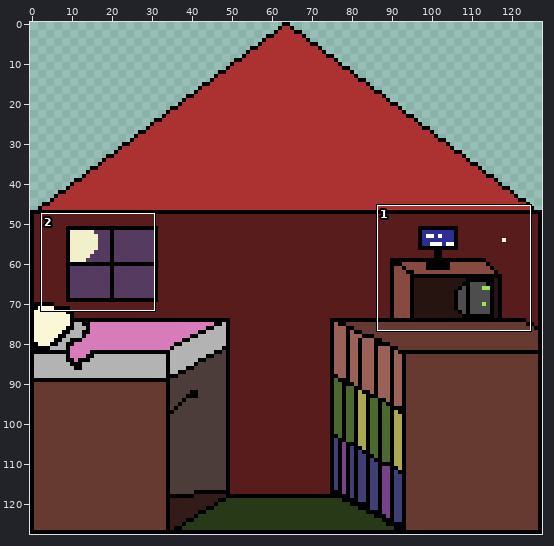
Pixel-art file, stored at Transmission/Assets/Sprites/evilHouseSprite.ase. Above, an overview of the earlier version with the close-up marked.
Close-up. Earlier state:
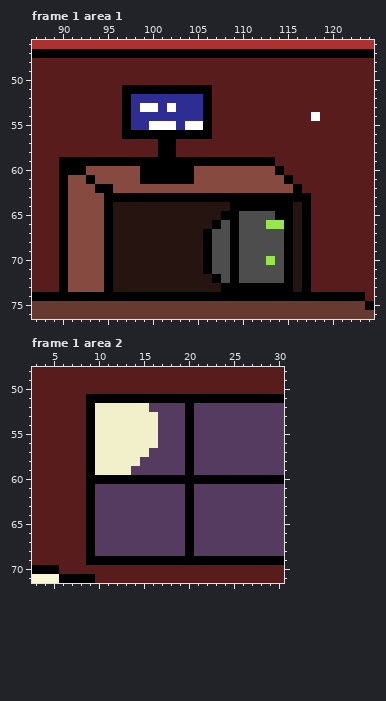
128x128 pixels, 2 frames. Shown: frame 1 area 1: x 87..124, y 46..76; frame 1 area 2: x 3..30, y 48..71. The commit also changed other frames or places, which this record leaves out.
New version:
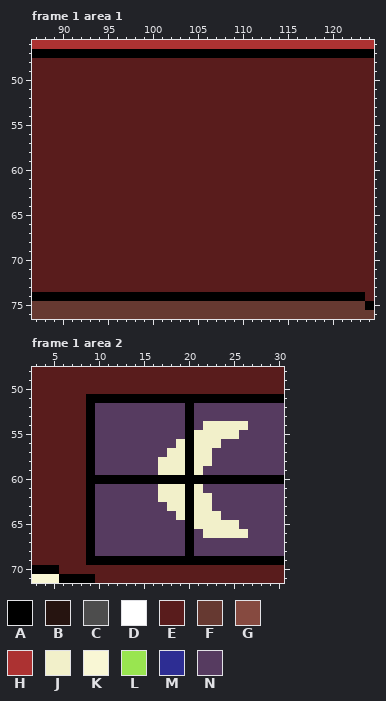
Palette (. is transparent): A #000000  B #261410  C #4d4d4d  D #ffffff  E #591c1c  F #663931  G #864a40  H #ac3232  J #f2f0ca  K #f9f7d5  L #99e550  M #2d2d93  N #563b60
Change:
Changed rows in their new state; - is an unchanged pixel.
Frame 1 area 1, layers "Layer 2", "Layer 1":
first column x 90:
51 -------EEEEEEEEEE------------
52 -------EEEEEEEEEE------------
53 -------EEEEEEEEEE------------
54 -------EEEEEEEEEE-----------E
55 -------EEEEEEEEEE------------
56 -------EEEEEEEEEE------------
57 -----------EE----------------
58 -----------EE----------------
59 EEEEEEEEEEEEEEEEEEEEEEEE-----
60 EEEEEEEEEEEEEEEEEEEEEEEEE----
61 EEEEEEEEEEEEEEEEEEEEEEEEEE---
62 EEEEEEEEEEEEEEEEEEEEEEEEEEE--
63 EEEEEEEEEEEEEEEEEEEEEEEEEEEE-
64 EEEEEEEEEEEEEEEEEEEEEEEEEEEE-
65 EEEEEEEEEEEEEEEEEEEEEEEEEEEE-
66 EEEEEEEEEEEEEEEEEEEEEEEEEEEE-
67 EEEEEEEEEEEEEEEEEEEEEEEEEEEE-
68 EEEEEEEEEEEEEEEEEEEEEEEEEEEE-
69 EEEEEEEEEEEEEEEEEEEEEEEEEEEE-
70 EEEEEEEEEEEEEEEEEEEEEEEEEEEE-
71 EEEEEEEEEEEEEEEEEEEEEEEEEEEE-
72 EEEEEEEEEEEEEEEEEEEEEEEEEEEE-
73 EEEEEEEEEEEEEEEEEEEEEEEEEEEE-
Frame 1 area 2, layer "Layer 2":
first column x 10:
52 NNNNNN-----------
53 NNNNNNN----------
54 NNNNNNN-----JJJJJ
55 NNNNNNN----JJJJJ-
56 NNNNNNN--J-JJJ---
57 NNNNNN--JJ-JJ----
58 NNNNN--JJJ-JJ----
59 NNNN---JJJ-J-----
61 -------JJJ-J-----
62 -------JJJ-JJ----
63 --------JJ-JJ----
64 ---------J-JJJ---
65 -----------JJJJJ-
66 ------------JJJJJ
Where, in picture pixels (left, top, right, bottom), the same in both close-ups:
changed: (59, 85, 311, 292)
changed: (311, 112, 320, 121)
changed: (95, 403, 248, 538)
